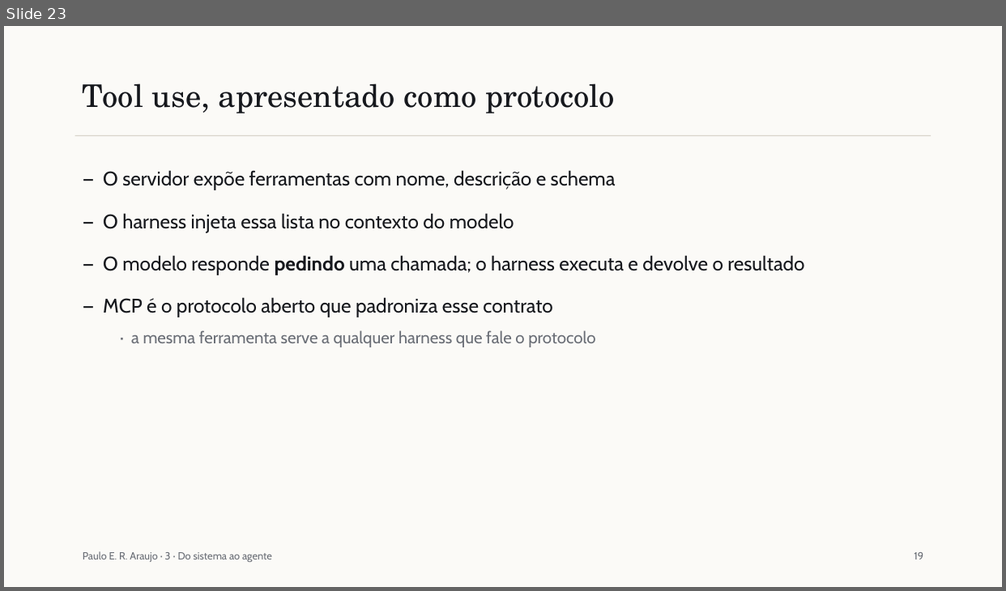
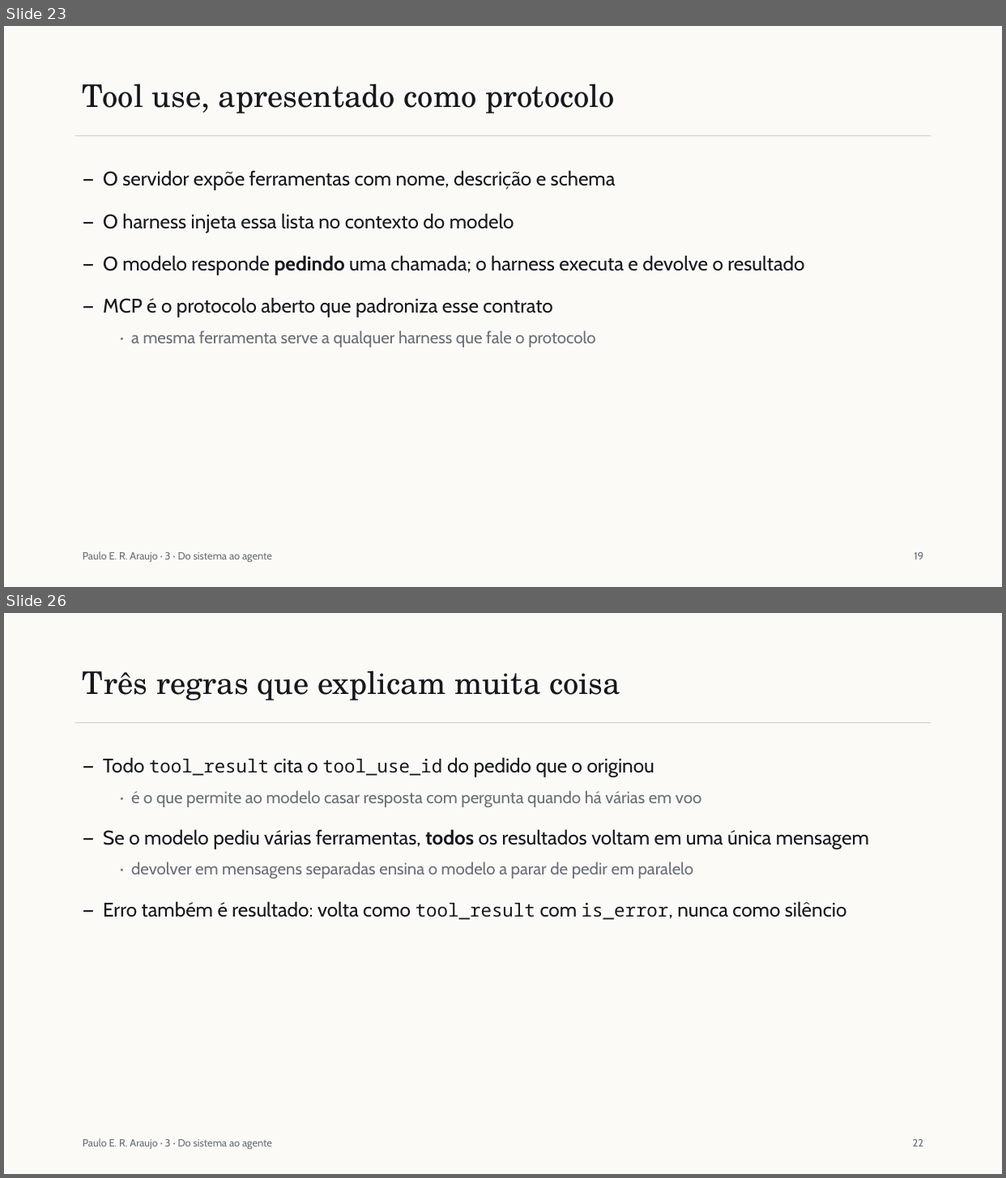
Before and after one commit to pumba-dev/claude-guide, a slide deck: slides/saida/aula-1.pptx. Shown one above the other, each under a label of ours: slide 23 before the commit, slides 23 and 26 after it; the slides between them are not shown. The pictures are 1006x591 and 1006x1178 pixels, drawn with LibreOffice and Linux fonts; fonts in the diff are those of the drawing. Boxes give left, top, right and bottom in pixels: in the first picture for what was removed or moved away, otherwise in the second. Text is boxed around its words. In the diff, an @@ line names an element or a change of style, - is before the commit and + after.

Commit message:
feat: teach the message types exchanged between harness and model
Adds a figure of a full turn (request, tool_use with stop_reason, tool_result,
end_turn) plus slides on roles, content blocks and the rules the harness
follows. Also fixes nested bold+code parsing in the deck builder.

```diff
--- a/slides/saida/aula-1.pptx
+++ b/slides/saida/aula-1.pptx
@@ slide 26 added at <box>4,613,1002,1174</box>, background #FBFAF7 @@
@@ text added at <box>83,671,620,700</box>, 30 pt, text #16181D @@
+Três regras que explicam muita coisa
@@ rectangle added at <box>75,722,931,723</box>, fill #D8D4CB @@
@@ text added at <box>103,757,869,920</box>, 19 pt, text #16181D @@
+— Todo tool_result cita o tool_use_id do pedido que o originou
+  · é o que permite ao modelo casar resposta com pergunta quando há várias em voo
+— Se o modelo pediu várias ferramentas, todos os resultados voltam em uma única mensagem
+  · devolver em mensagens separadas ensina o modelo a parar de pedir em paralelo
+— Erro também é resultado: volta como tool_result com is_error, nunca como silêncio
@@ text added at <box>83,1139,272,1149</box>, 10 pt, text #6A6E76 @@
+Paulo E. R. Araujo · 3 · Do sistema ao agente
@@ text added at <box>913,1139,923,1147</box>, 10 pt, text #6A6E76 @@
+22
```
Also in this commit, not shown: 17 slides changed, 2 other slides added, 5 other files.
